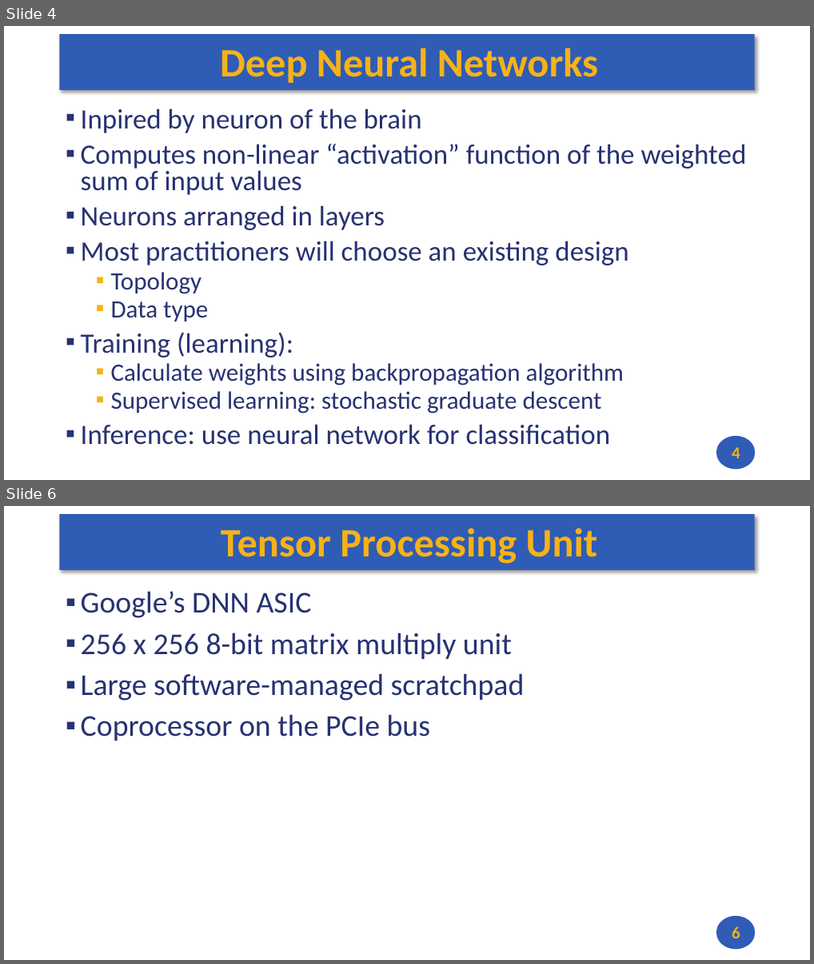
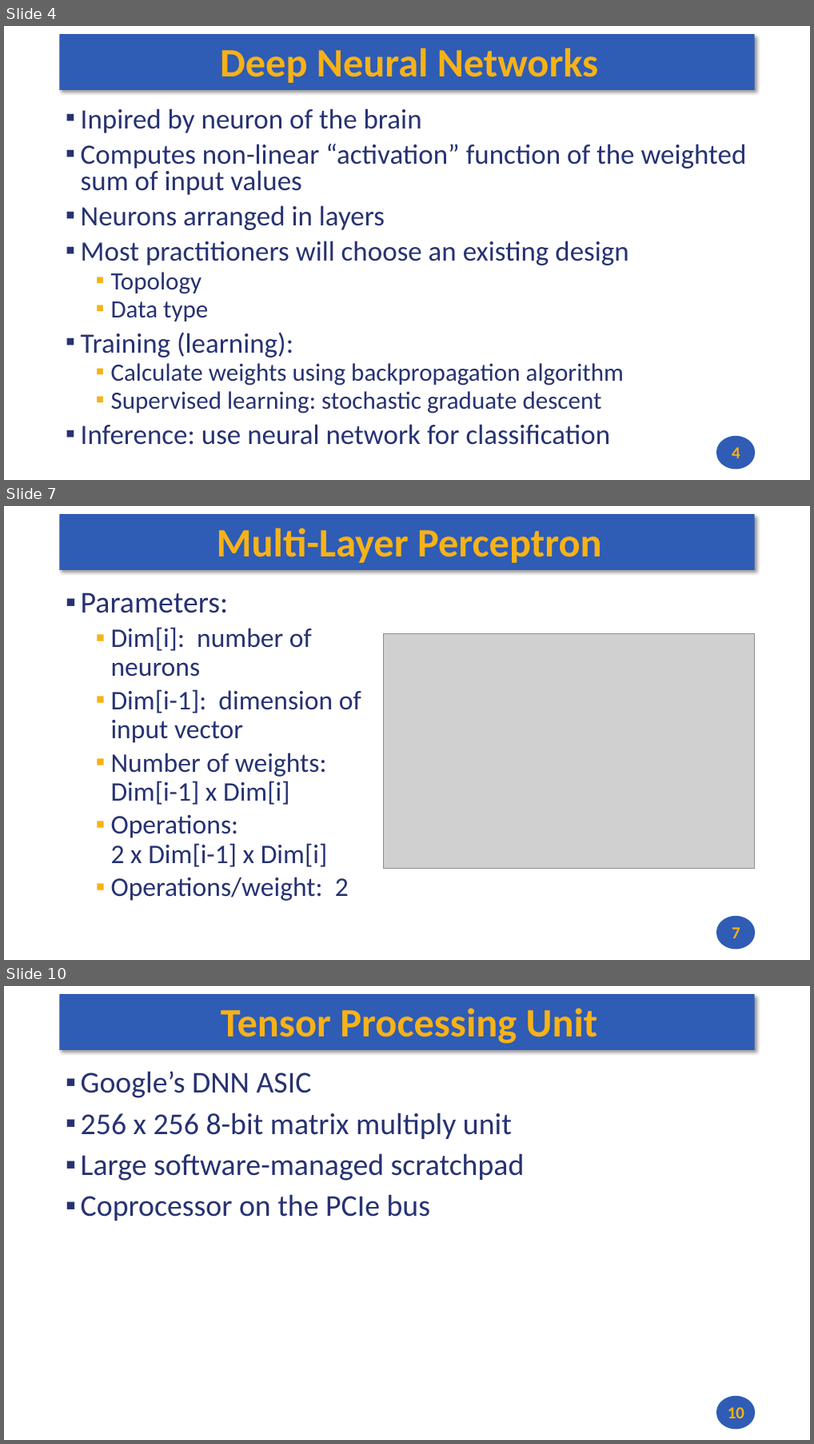
Before and after one commit to andrewt0301/hse-acos-course, a slide deck: docs/part1ca/16_TPU/CA_Lecture_16.pptx. Shown one above the other, each under a label of ours: slides 4 and 6 before the commit, slides 4, 7 and 10 after it; the slides between them are not shown. The pictures are 814x964 and 814x1444 pixels, drawn with LibreOffice and Linux fonts; fonts in the diff are those of the drawing; grey boxes stand for pictures. Boxes give left, top, right and bottom in pixels: in the first picture for what was removed or moved away, otherwise in the second. Text is boxed around its words. In the diff, an @@ line names an element or a change of style, - is before the commit and + after.

```diff
--- a/docs/part1ca/16_TPU/CA_Lecture_16.pptx
+++ b/docs/part1ca/16_TPU/CA_Lecture_16.pptx
@@ slide 7 added at (4, 506, 810, 960), background #FFFFFF; not listed: 2 template elements that a slide beside it also shows @@
@@ title added at (217, 528, 602, 563), 48 pt, text #F7B217, bold @@
+Multi-Layer Perceptron
@@ text added at (81, 592, 362, 900), 32 pt, text #273272 @@
+▪ Parameters:
+  ▪ Dim[i]: number of neurons
+  ▪ Dim[i-1]: dimension of input vector
+  ▪ Number of weights: Dim[i-1] x Dim[i]
+  ▪ Operations:
+    2 x Dim[i-1] x Dim[i]
+  ▪ Operations/weight: 2
@@ picture added at (384, 634, 755, 868) @@
@@ page number added at (732, 927, 741, 938), 20 pt, text #F7B217, bold @@
+7
@@ what was slide 6 is now slide 10 @@
@@ page number at (728, 1407, 745, 1418): text changed @@
-6
+10
```
Also in this commit, not shown: 1 slide changed, 3 other slides added, 2 other files.
